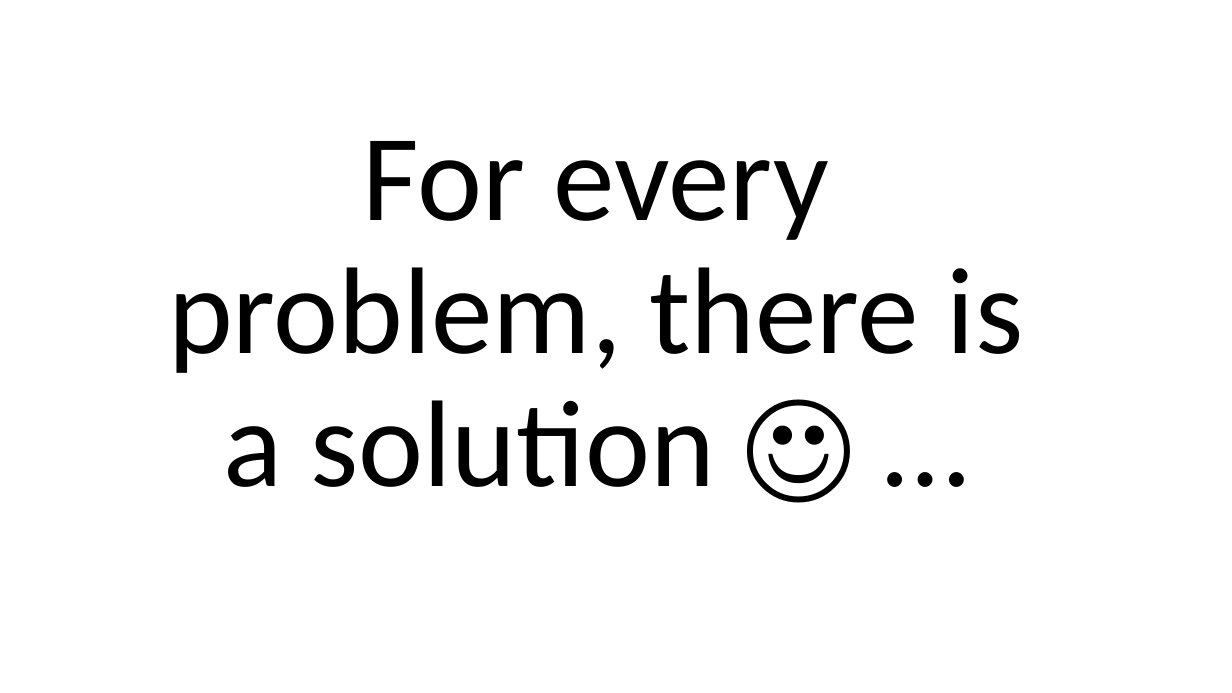
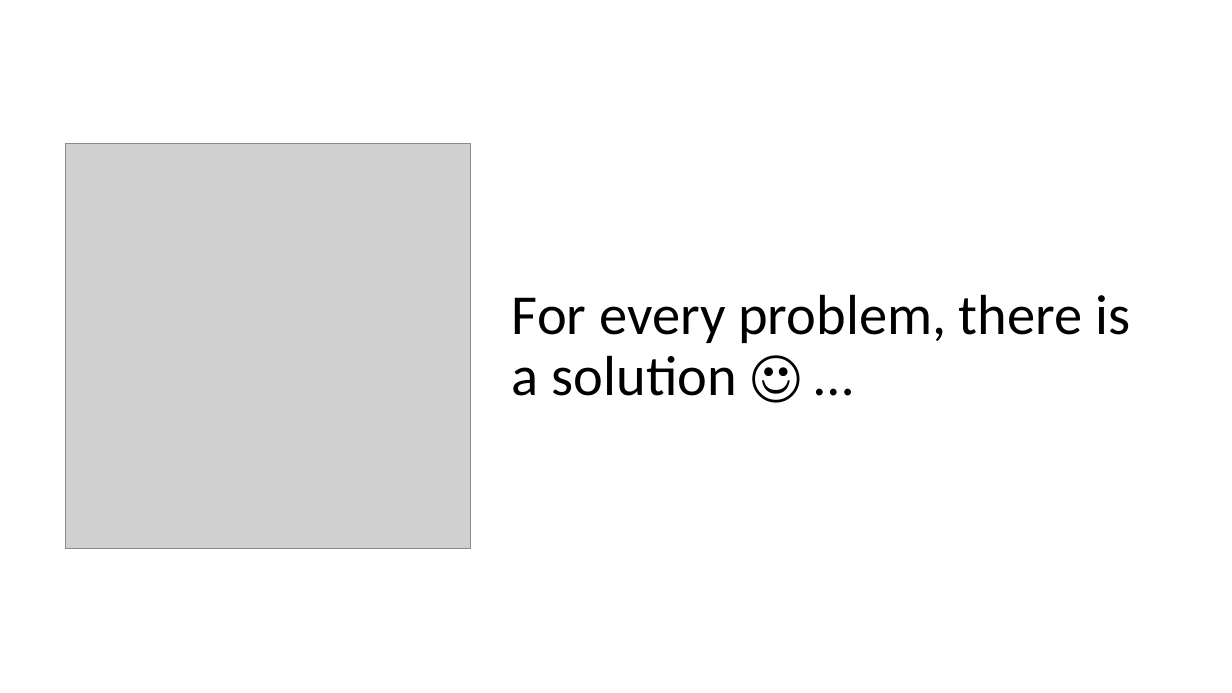
Before and after one commit to Tahreeem/TransCore.Transformed, a slide deck: slide 5 of Lassonde Hackathon 2019.pptx. Drawn at 1232x693 pixels with LibreOffice and Linux fonts; fonts in the diff are those of the drawing; grey boxes stand for pictures. Boxes give left, top, right and bottom in pixels: in the first picture for what was removed or moved away, otherwise in the second. Text is boxed around its words. In the diff, an @@ line names an element or a change of style, - is before the commit and + after.

Commit message:
presentation style updated

```diff
--- a/Lassonde Hackathon 2019.pptx
+++ b/Lassonde Hackathon 2019.pptx
@@ title "For every problem, there is ...": place and size @@
-title "For every problem, there is ..." at (168,267,1023,487)
+title "For every problem, there is ..." at (512,294,1130,396)
@@ title "For every problem, there is ..." at (512,294,1130,396): size 96 to 44 pt; alignment centre to left; vertical alignment bottom to middle @@
@@ picture added at (65,143,470,549) @@
```
Also in this commit, not shown: 5 other slides changed, 1 slide added, 1 slide removed.
